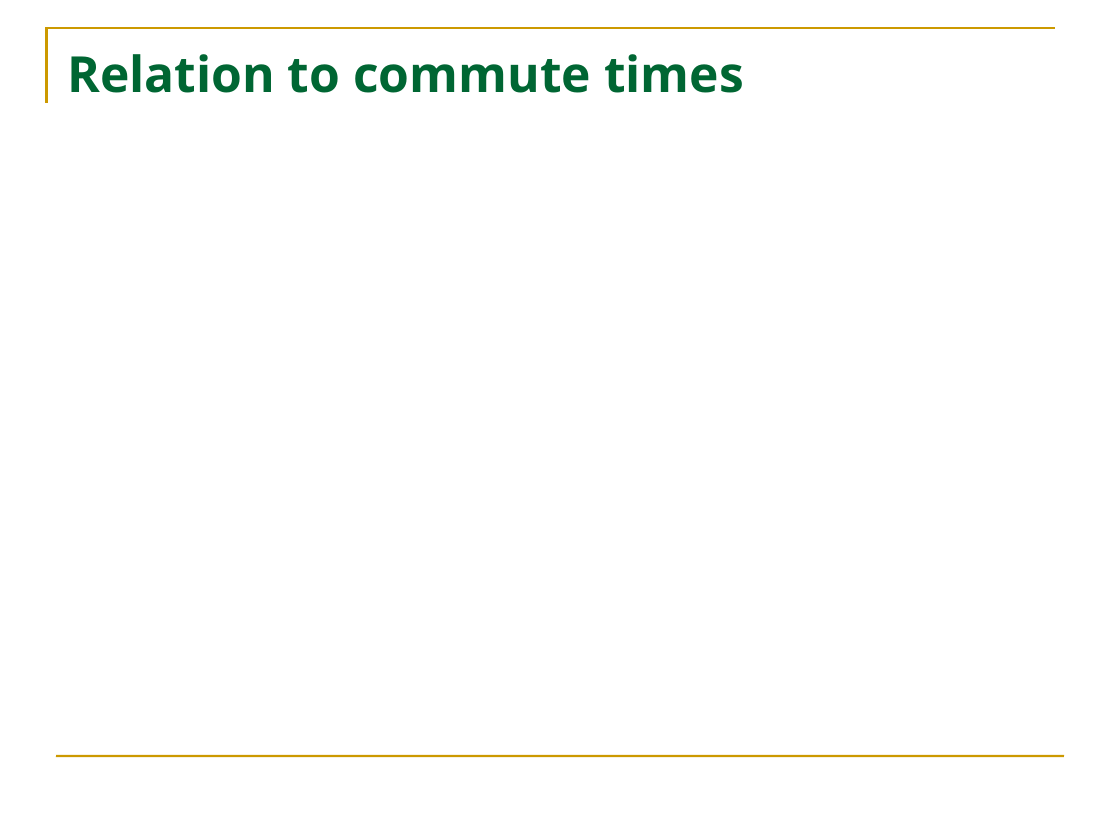
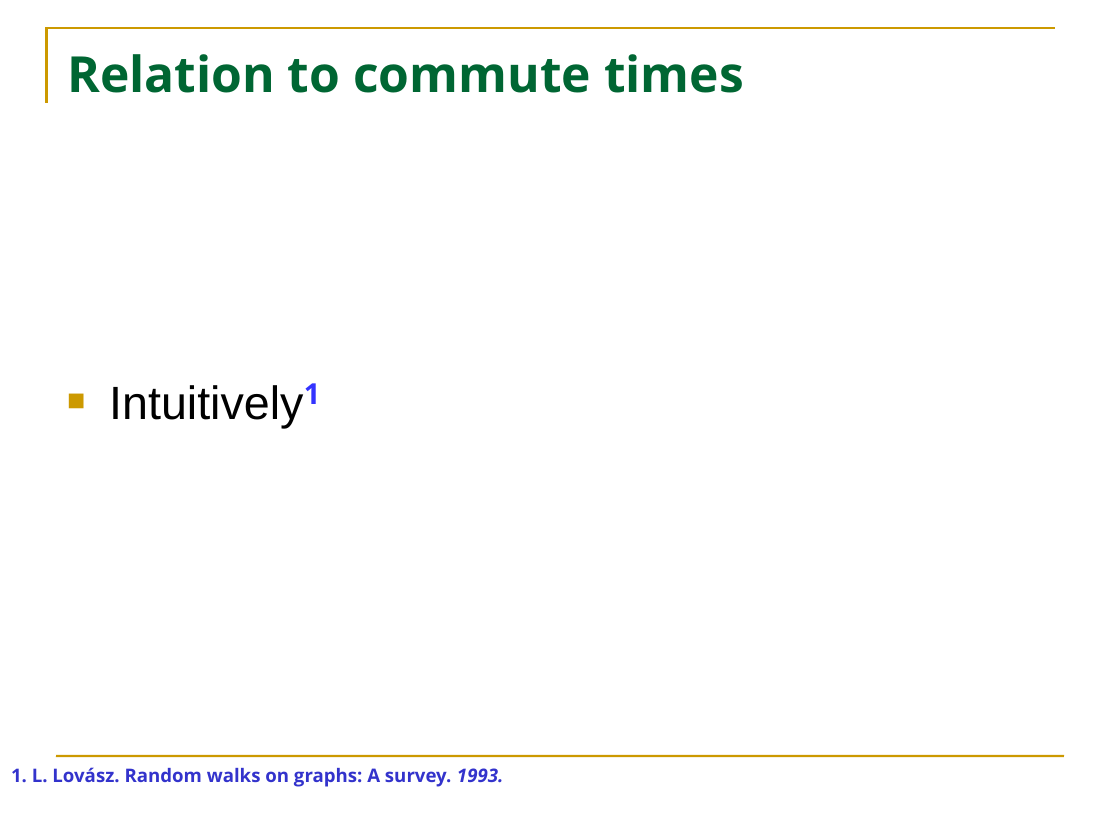
Before and after one commit to HuanSGT/rw-dir-prox, a slide deck: slide 23 of Random Walk based Proximity Measures in Directed Graphs.pptx. Drawn at 1120x840 pixels with LibreOffice and Linux fonts; fonts in the diff are those of the drawing. Boxes give left, top, right and bottom in pixels: in the first picture for what was removed or moved away, otherwise in the second. Text is boxed around its words. In the diff, an @@ line names an element or a change of style, - is before the commit and + after.

```diff
--- a/Random Walk based Proximity Measures in Directed Graphs.pptx
+++ b/Random Walk based Proximity Measures in Directed Graphs.pptx
@@ text added at (56, 364, 1064, 750), 30 pt, text #000000 @@
+■ Intuitively1
@@ text added at (11, 767, 503, 787), 12 pt, text #3333CC, bold @@
+1. L. Lovász. Random walks on graphs: A survey. 1993.
```
Also in this commit, not shown: 2 other slides changed, 19 other files.
